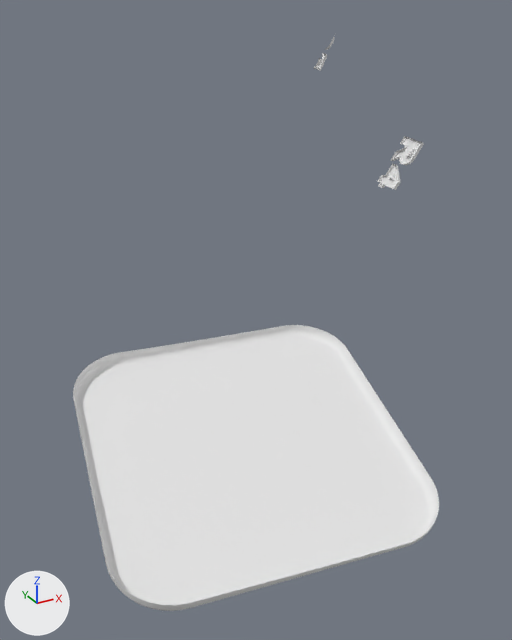
An edit to the OBJ model PadForge.App/3DModels/SteamController2/RightPadTouch.obj, drawn before and after from the same camera.
Before and after are seen from a 50 mm lens placed at (-0.4, 3.4, 22.7), pointed at (30.7, 59.8, -5.5). Lighting does not change. The marker at lower left points along +X, +Y and +Z. The first picture is the older version. Where no turn or scale is listed for an object, it has been applied to the vertices. Vertices at exactly the same position are counted once.

The scene before the commit, as lines of its bpy script (objects in view):
```python
me_rightpadtouch = bpy.data.meshes.new('RightPadTouch')
me_rightpadtouch.from_pydata(...)  # 2561 vertices, 4806 faces; spans x 11.9..48.7, y 43.4..79.5, z -25.9..20.6
ob_rightpadtouch = bpy.data.objects.new('RightPadTouch', me_rightpadtouch)
ob_rightpadtouch.location = (0.0, 0.0, 0.0)
```
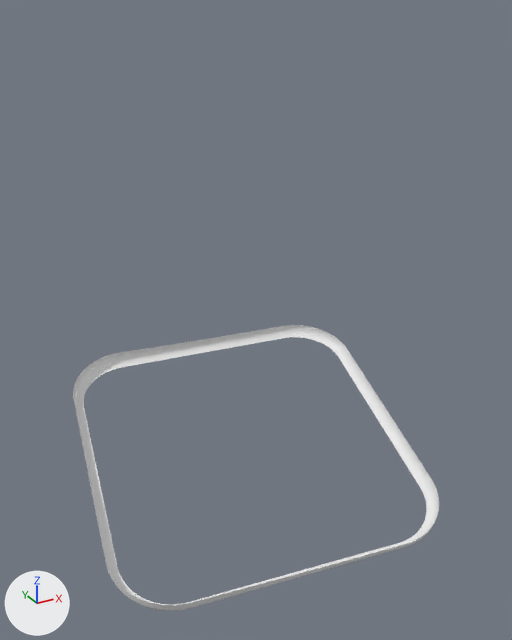
Commit message: The 2026 pad meshes carried pieces of the rear paddles

The change, as a diff of the scene's bpy script:
```diff
--- a/PadForge.App/3DModels/SteamController2/RightPadTouch.obj.py
+++ b/PadForge.App/3DModels/SteamController2/RightPadTouch.obj.py
@@ me_rightpadtouch @@
 # used by ob_rightpadtouch; location = (0.0, 0.0, 0.0)
-me_rightpadtouch.from_pydata(...)  # 2561 vertices, 4806 faces; spans x 11.9..48.7, y 43.4..79.5, z -25.9..20.6
+me_rightpadtouch.from_pydata(...)  # 2051 vertices, 3899 faces; spans x 11.9..48.7, y 43.4..79.5, z -25.9..-15.1
+# me_rightpadtouch part 1: the loose piece of 268 vertices spanning x 41.9..43.5, y 52.1..55.0, z 9.8..12.1 is deleted
+# me_rightpadtouch part 2: the loose piece of 117 vertices spanning x 46.1..47.2, y 73.2..74.7, z 16.3..18.3 is deleted
+# me_rightpadtouch part 3: the loose piece of 52 vertices spanning x 40.5..42.2, y 52.4..55.2, z 7.6..9.8 is deleted
+# other edits to the shape of me_rightpadtouch do not show in these pictures
```

What differs and where, as boxes (x1, y1, x2, y2) in the pictures (512 x 640 px):
'RightPadTouch', reshaped (50% shorter): before (73, 33, 439, 611); after (73, 325, 439, 611)
part 1 of me_rightpadtouch, deleted: before (390, 136, 424, 165)
part 2 of me_rightpadtouch, deleted: before (314, 53, 327, 71)
part 3 of me_rightpadtouch, deleted: before (377, 163, 401, 190)
